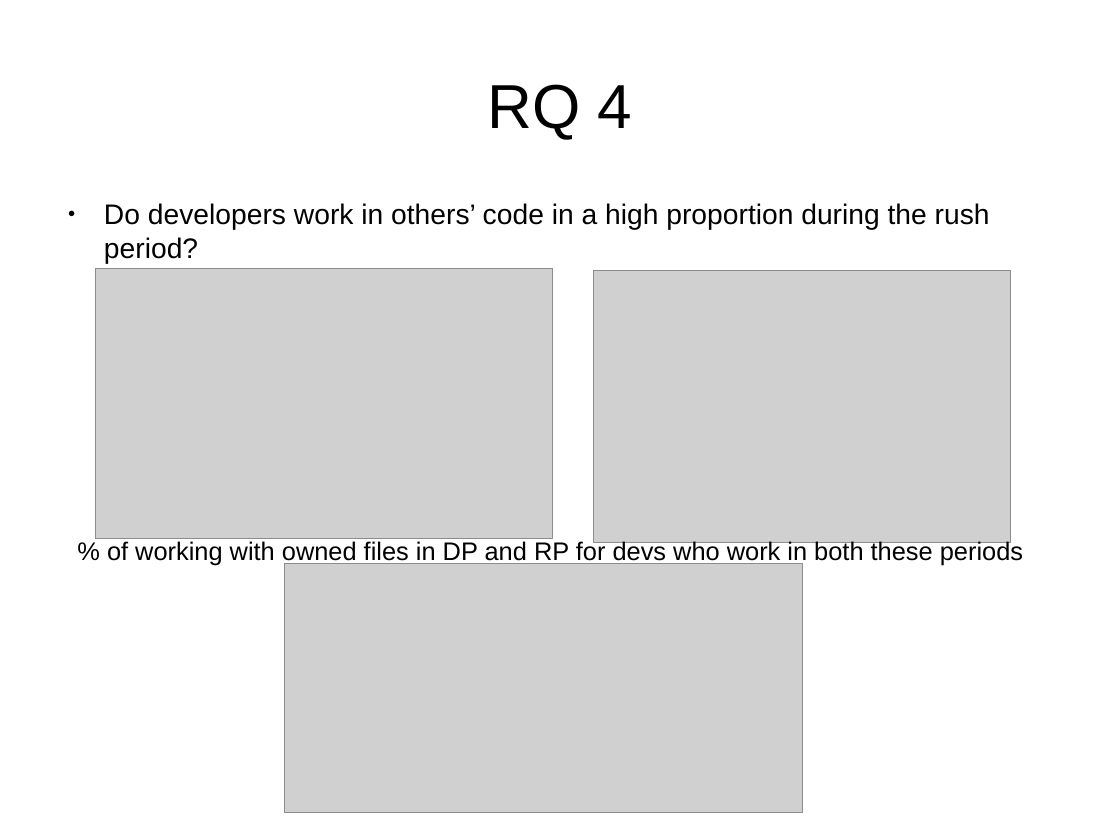
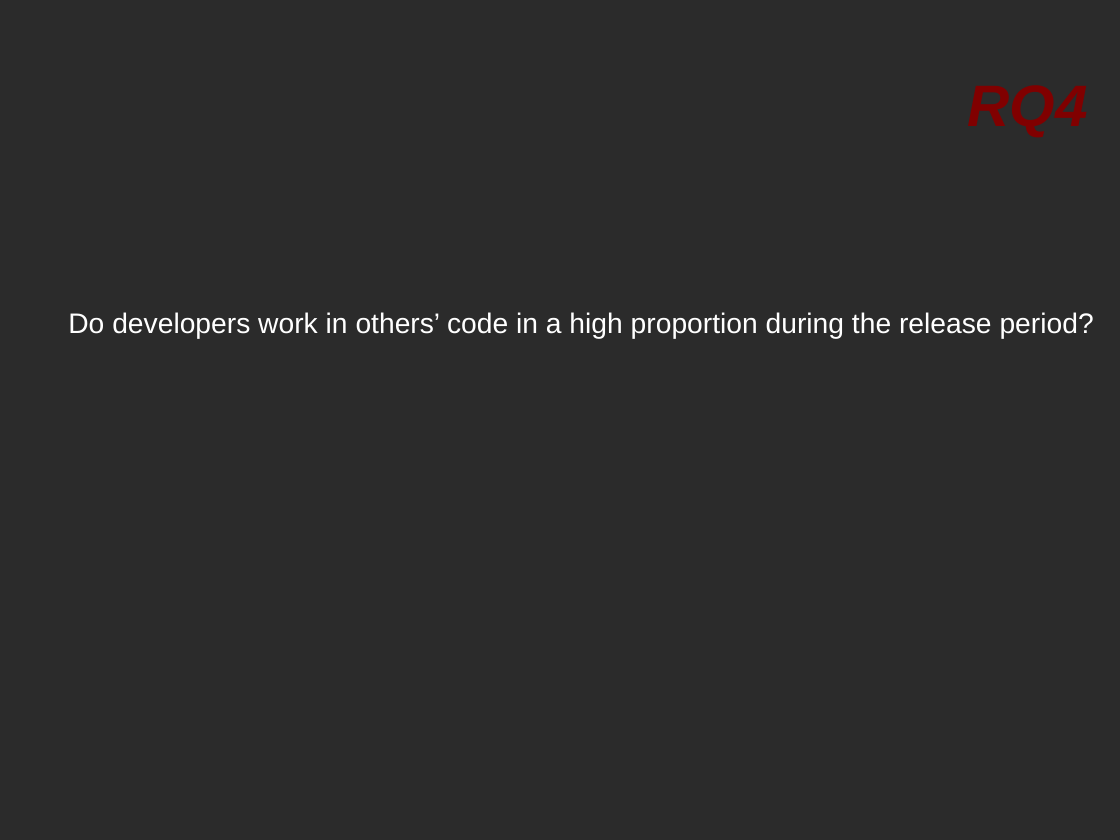
Before and after one commit to tajmilur-rahman/SOEN691D, a slide deck: slide 10 of presentation/research/paper1.odp (slide 11 before the commit). Drawn at 1120x840 pixels with LibreOffice and Linux fonts; fonts in the diff are those of the drawing; grey boxes stand for pictures; background and template pictures are left out; a plain dark background stands for a picture behind light text. Boxes give left, top, right and bottom in pixels: in the first picture for what was removed or moved away, otherwise in the second. Text is boxed around its words. In the diff, an @@ line names an element or a change of style, - is before the commit and + after.

```diff
--- a/presentation/research/paper1.odp
+++ b/presentation/research/paper1.odp
@@ background #FFFFFF to picture (left out) @@
@@ title added at box(405, 34, 1088, 174), 41.4 pt, text #800000, bold, italic @@
+RQ4
@@ title removed at box(487, 84, 633, 139) @@
-RQ 4
@@ picture removed at box(96, 268, 553, 539) @@
@@ picture removed at box(595, 270, 1011, 543) @@
@@ text at box(68, 312, 1094, 338): text changed; text colour #000000 to #FFFFFF @@
-● Do developers work in others’ code in a high proportion during the rush period?
+Do developers work in others’ code in a high proportion during the release period?
@@ text removed at box(107, 540, 1023, 566) @@
-% of working with owned files in DP and RP for devs who work in both these periods
@@ picture removed at box(285, 564, 803, 813) @@
```
Also in this commit, not shown: 12 other slides changed, 5 slides added, 4 slides removed, 14 other files.
